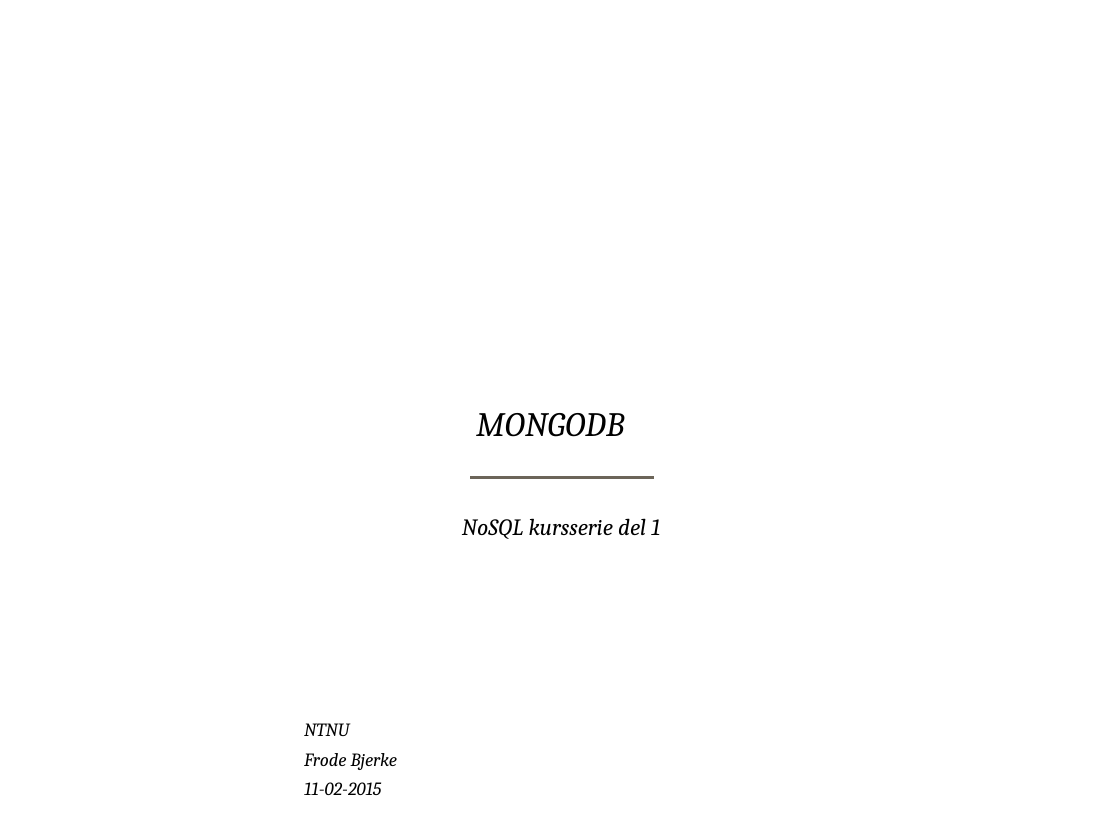
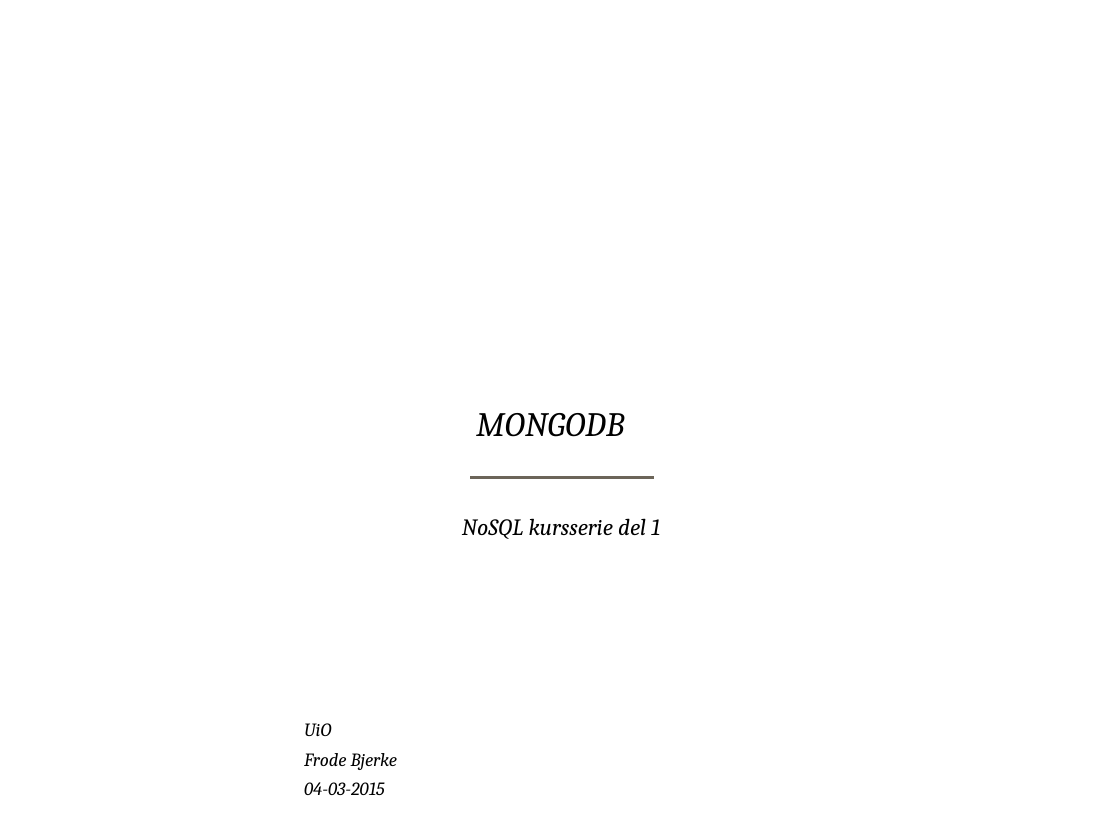
Before and after one commit to bekkopen/databasekurs, a slide deck: slide 1 of mongodb/mongodb-slides.pptx. Drawn at 1120x840 pixels with LibreOffice and Linux fonts; fonts in the diff are those of the drawing; background and template pictures are left out. Boxes give left, top, right and bottom in pixels: in the first picture for what was removed or moved away, otherwise in the second. Text is boxed around its words. In the diff, an @@ line names an element or a change of style, - is before the commit and + after.

Commit message:
updated mongodb slides on structuring your data

```diff
--- a/mongodb/mongodb-slides.pptx
+++ b/mongodb/mongodb-slides.pptx
@@ text at <box>304,723,331,736</box>: text changed @@
-NTNU
+UiO
@@ text at <box>304,782,384,795</box>: text changed @@
-11-02-2015
+04-03-2015
```
Also in this commit, not shown: 3 other slides changed, 6 slides added, 4 slides removed.
